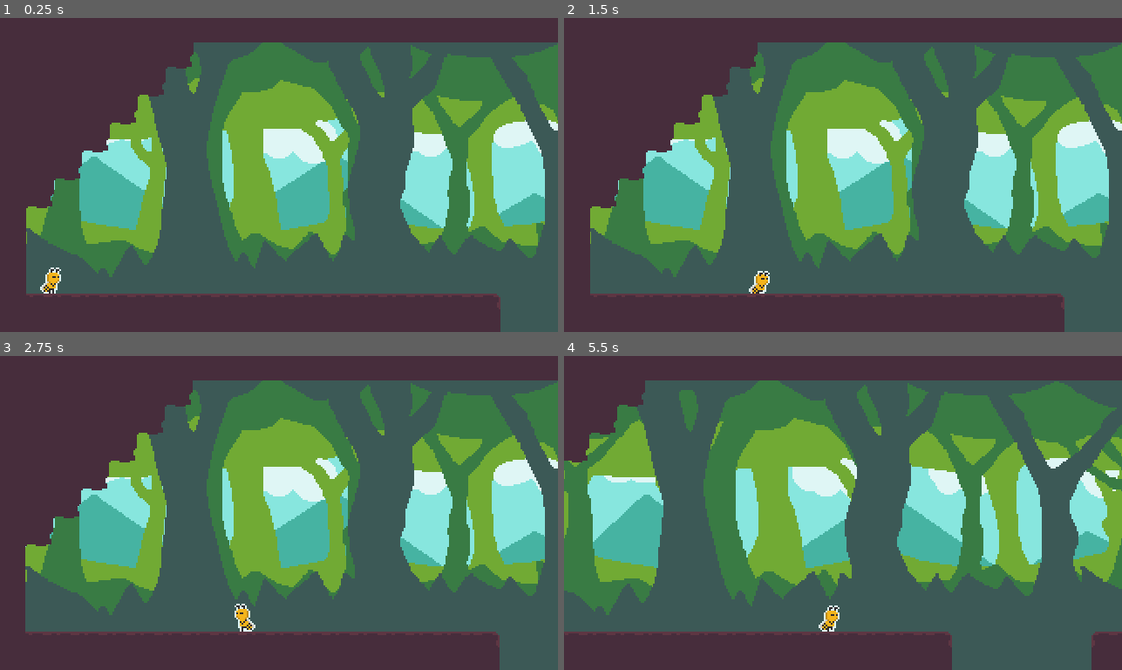
Above: before the commit, frames 1-4 (two rows, left to right).
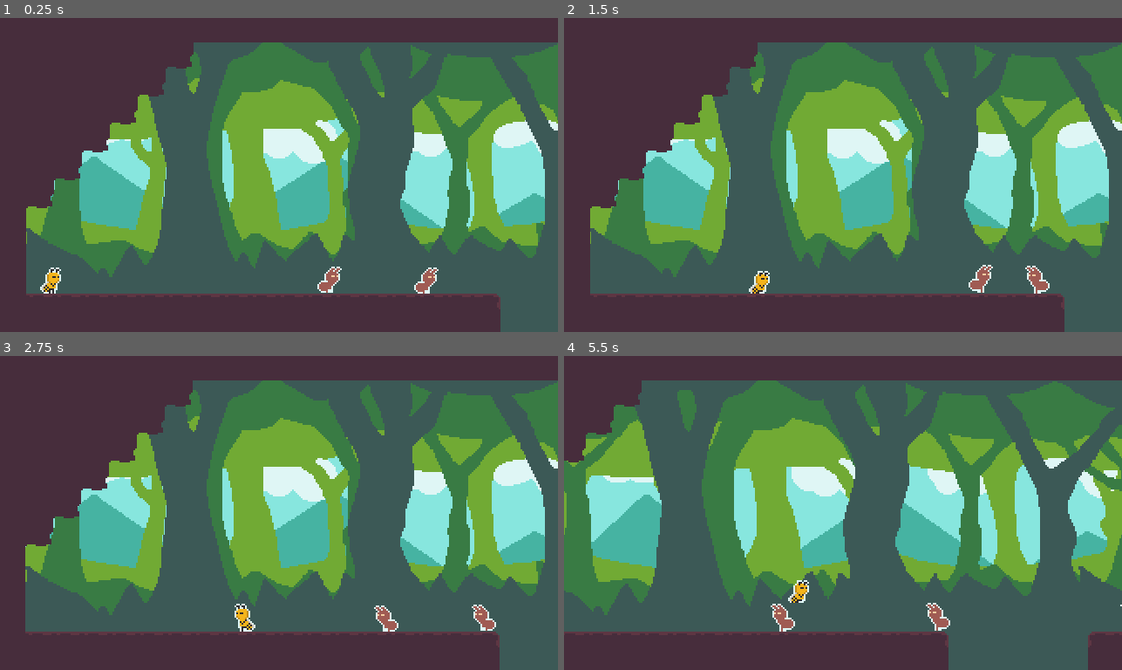
Above: after the commit, the same moments.

Repository: mathewcst/ludum-dare-48
Game: Godot game, scene res://Levels/level_1.tscn
Same seed, same stepped clock (60 frames per second), same inputs: the game is played once before the commit and once after it.
Inputs:
- Up to frame 1 (0.25 s): no input
- Up to frame 2 (1.5 s): hold D (move_right) from 0.53 s (still down); tap W (jump) at 0.77 s
- Up to frame 3 (2.75 s): tap W (jump) at 1.52 s; release D (move_right) at 2.03 s; hold A (move_left) from 2.03 s (still down)
- Up to frame 4 (5.5 s): release A (move_left) at 2.78 s; hold D (move_right) 2.78-4.28 s; tap W (jump) at 3.02, 3.77, 4.52 s; hold A (move_left) 4.28-5.03 s; hold D (move_right) from 5.03 s (still down)

The runs differ from the first frame. In frame 1, 0.4% of the frame differs, in the area x 56-79%, y 79-88%; in frame 2, 0.5%; in frame 3, 0.4%; in frame 4, 4.9%, in the area x 0-100%, y 7-100%.

Commit message:
Enemy animations and direction pick

Diff:
--- a/Enemy/Enemy.tscn
+++ b/Enemy/Enemy.tscn
@@ -1,22 +1,70 @@
-[gd_scene load_steps=4 format=2]
+[gd_scene load_steps=14 format=2]
 
-[ext_resource path="res://Enemy/Sprites/Enemy_Idle_01.png" type="Texture" id=1]
+[ext_resource path="res://Enemy/Sprites/Enemy_Walk_04.png" type="Texture" id=1]
 [ext_resource path="res://Enemy/enemy.gd" type="Script" id=2]
+[ext_resource path="res://Enemy/Sprites/Enemy_Idle_04.png" type="Texture" id=3]
 
-[sub_resource type="RectangleShape2D" id=1]
+[sub_resource type="AtlasTexture" id=1]
+atlas = ExtResource( 3 )
+region = Rect2( 0, 0, 16, 16 )
+
+[sub_resource type="AtlasTexture" id=2]
+atlas = ExtResource( 3 )
+region = Rect2( 16, 0, 16, 16 )
+
+[sub_resource type="AtlasTexture" id=3]
+atlas = ExtResource( 3 )
+region = Rect2( 32, 0, 16, 16 )
+
+[sub_resource type="AtlasTexture" id=4]
+atlas = ExtResource( 3 )
+region = Rect2( 48, 0, 16, 16 )
+
+[sub_resource type="AtlasTexture" id=5]
+atlas = ExtResource( 1 )
+region = Rect2( 0, 0, 16, 16 )
+
+[sub_resource type="AtlasTexture" id=6]
+atlas = ExtResource( 1 )
+region = Rect2( 16, 0, 16, 16 )
+
+[sub_resource type="AtlasTexture" id=7]
+atlas = ExtResource( 1 )
+region = Rect2( 32, 0, 16, 16 )
+
+[sub_resource type="AtlasTexture" id=8]
+atlas = ExtResource( 1 )
+region = Rect2( 48, 0, 16, 16 )
+
+[sub_resource type="SpriteFrames" id=9]
+animations = [ {
+"frames": [ SubResource( 1 ), SubResource( 2 ), SubResource( 3 ), SubResource( 4 ) ],
+"loop": true,
+"name": "Idle",
+"speed": 8.0
+}, {
+"frames": [ SubResource( 5 ), SubResource( 6 ), SubResource( 7 ), SubResource( 8 ) ],
+"loop": true,
+"name": "Walk",
+"speed": 8.0
+} ]
+
+[sub_resource type="RectangleShape2D" id=10]
 extents = Vector2( 7.3125, 8.22954 )
 
 [node name="Enemy" type="KinematicBody2D"]
+collision_layer = 8
 script = ExtResource( 2 )
 __meta__ = {
 "_edit_group_": true
 }
 
-[node name="Sprite" type="Sprite" parent="."]
-texture = ExtResource( 1 )
+[node name="AnimatedSprite" type="AnimatedSprite" parent="."]
+frames = SubResource( 9 )
+animation = "Walk"
 
 [node name="CollisionShape2D" type="CollisionShape2D" parent="."]
-shape = SubResource( 1 )
+shape = SubResource( 10 )
 
 [node name="PatrolTimer" type="Timer" parent="."]
 wait_time = 3.0
--- a/Enemy/enemy.gd
+++ b/Enemy/enemy.gd
@@ -7,7 +7,7 @@
 onready var edge_cast = $EdgeCast
 onready var wall_cast = $WallCast
 
-onready var sprite = $Sprite
+onready var sprite = $AnimatedSprite
 
 
 # ---- INSTANCE VARS
@@ -46,26 +46,45 @@
 	velocity = move_and_slide(velocity, UP)
 
 func patrol() -> void:
+	sprite.play("Walk")
 	patrol_timer.start()
 	patrolling = true
 
 
 func idle() -> void:
+	sprite.play("Idle")
 	patrolling = false
 	idle_timer.start()
-	change_direction()
+
+	randomize()
+	var chance = rand_range(-1, 1)
+
+	if chance > 0:
+		chance = 1
+	elif chance < 0:
+		chance = -1
+
+	change_direction(chance)
 
 
-func change_direction() -> void:
-	direction *= -1
-	edge_cast.position.x *= -1
-	wall_cast.position.x *= -1
-	sprite.flip_h = !sprite.flip_h
+func change_direction(new_direction: int = 0) -> void:
+	var previous_direction = direction
 
-	if direction > 0:
-		wall_cast.rotation_degrees = 0
-	elif direction < 0:
-		wall_cast.rotation_degrees = 180
+	if new_direction != 0:
+		direction *= new_direction
+	else:
+		direction *= -1
+
+	# If direction change, flip colliders and sprite
+	if previous_direction != direction:
+		edge_cast.position.x *= -1
+		wall_cast.position.x *= -1
+		sprite.flip_h = !sprite.flip_h
+
+		if direction > 0:
+			wall_cast.rotation_degrees = 0
+		elif direction < 0:
+			wall_cast.rotation_degrees = 180
 
 # ---- SIGNALS
 func _on_PatrorlTimer_timeout() -> void:
--- a/Levels/level_1.tscn
+++ b/Levels/level_1.tscn
@@ -122,6 +122,12 @@
 [node name="Player" parent="." instance=ExtResource( 11 )]
 position = Vector2( 62.1859, -24.796 )
 
+[node name="Enemy" parent="." instance=ExtResource( 4 )]
+position = Vector2( 213.314, -24.5299 )
+
+[node name="Enemy2" parent="." instance=ExtResource( 4 )]
+position = Vector2( 269.043, -24.0294 )
+
 [editable path="Room"]
 [editable path="Room2"]
 [editable path="Room3"]
--- a/project.godot
+++ b/project.godot
@@ -78,6 +78,7 @@
 2d_physics/layer_1="Player"
 2d_physics/layer_2="Ground"
 2d_physics/layer_3="Room"
+2d_physics/layer_4="Enemy"
 
 [physics]
 
Binary file added: Enemy/Sprites/Enemy_Idle_04.png
Not shown, added: Enemy/Sprites/Enemy_Idle_04.png.import
Binary file added: Enemy/Sprites/Enemy_Walk_04.png
Not shown, added: Enemy/Sprites/Enemy_Walk_04.png.import
